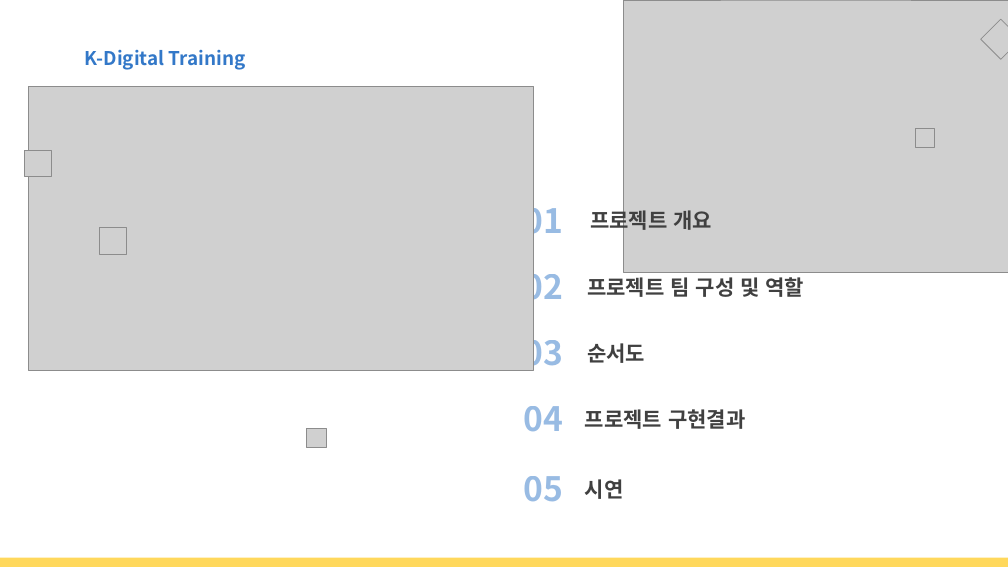
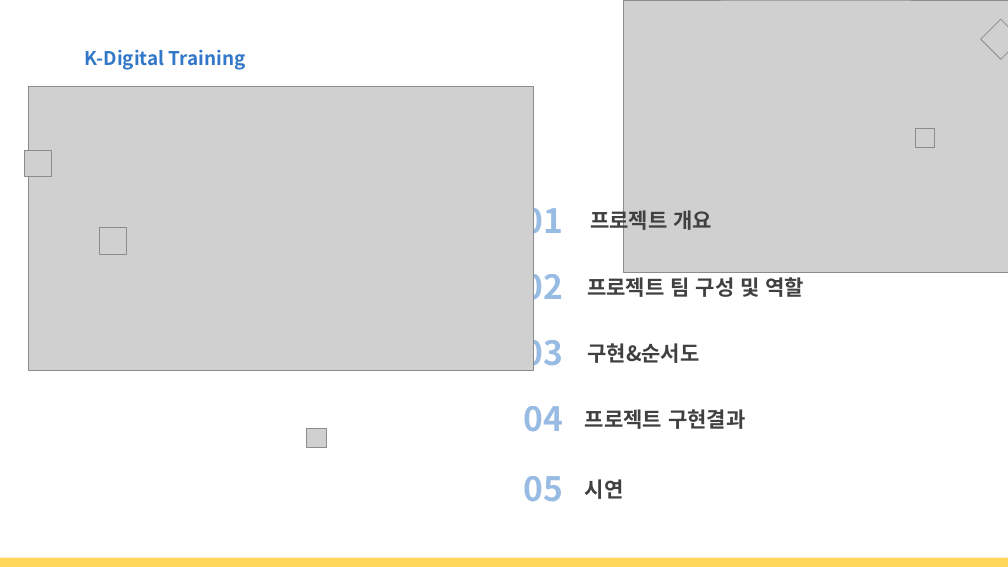
Before and after one commit to rudIsland/KDT_Project_1, a slide deck: slide 2 of 보고서/PPT/결과보고서_6조(벽돌깨기게임).pptx. Drawn at 1008x567 pixels with LibreOffice and Linux fonts; fonts in the diff are those of the drawing; grey boxes stand for pictures; background and template pictures are left out. Boxes give left, top, right and bottom in pixels: in the first picture for what was removed or moved away, otherwise in the second. Text is boxed around its words. In the diff, an @@ line names an element or a change of style, - is before the commit and + after.

```diff
--- a/보고서/PPT/결과보고서_6조(벽돌깨기게임).pptx
+++ b/보고서/PPT/결과보고서_6조(벽돌깨기게임).pptx
@@ text at (587, 343, 699, 363): text changed @@
-순서도
+구현&순서도
```
Also in this commit, not shown: 8 other slides changed, 1 slide added, 1 slide removed.
